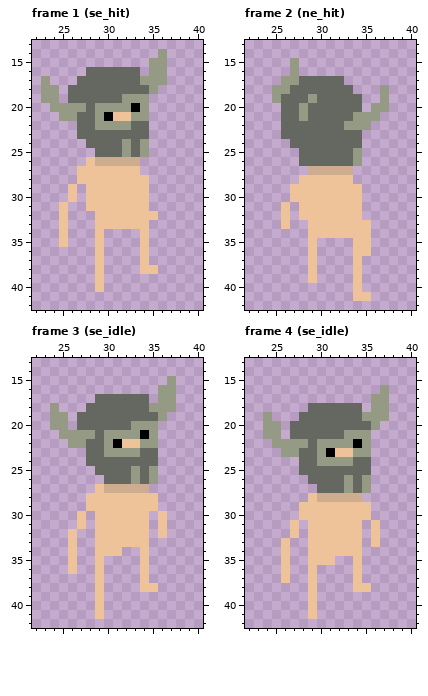
Two states of a pixel-art file, Assets/Sprites/Player/Simple Pete.aseprite. That is the earlier state.
64x64 pixels, 85 frames. Colours within 5 levels of each other are drawn and written as one. Shown: frame 1 (se_hit): x 22..40, y 13..42; frame 2 (ne_hit): x 22..40, y 13..42; frame 3 (se_idle): x 22..40, y 13..42; frame 4 (se_idle): x 22..40, y 13..42. The commit also changed other frames, which this record leaves out.
After:
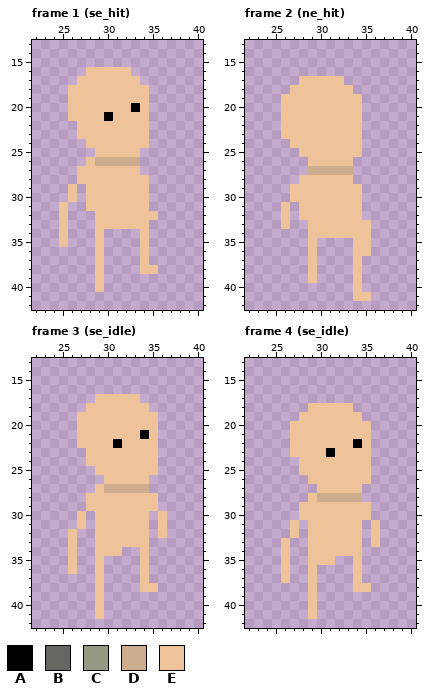
Palette (. is transparent): A #000000  B #656861  C #949a84  D #cead8f  E #eec39a
From old to new:
layer "Gear/Head/Iron_Helmet" now hidden
Changed rows in their new state; - is an unchanged pixel.
Frame 1 (se_hit):
first column x 23:
14 -------------.
15 ------------..
16 -----EEEEE.-..
17 .---EEEEEEE...
18 ..-EEEEEEEEE.-
19 ..-EEEEEEEEE--
20 -..EEEEEEE-E--
21 --.EEEE---EE--
22 ----EEEEEEEE--
23 ----EEEEEEEE--
24 -----EEEEEEE--
25 ------EEEEE.--
Frame 2 (ne_hit):
first column x 25:
15 --.----------
16 --.----------
17 -..EEEEE-----
18 ..EEEEEEE---.
19 .EEEEEEEEE--.
20 -EEEEEEEEE-..
21 -EEEEEEEEE..-
22 -EEEEEEEEE.--
23 -EEEEEEEEE---
24 --EEEEEEEE---
25 ---EEEEEEE---
26 ---.EEEEE.---
Frame 3 (se_idle):
first column x 24:
15 -------------.
16 ------------..
17 -----EEEEE.-..
18 .---EEEEEEE...
19 ..-EEEEEEEEE.-
20 ..-EEEEEEEEE--
21 -..EEEEEEE-E--
22 --.EEEE---EE--
23 ----EEEEEEEE--
24 ----EEEEEEEE--
25 -----EEEEEEE--
26 ------EEEEE.--
Frame 4 (se_idle):
first column x 24:
16 -------------.
17 ------------..
18 -----EEEEE.-..
19 .---EEEEEEE...
20 ..-EEEEEEEEE.-
21 ..-EEEEEEEEE--
22 -..EEEEEEE-E--
23 --.EEEE---EE--
24 ----EEEEEEEE--
25 ----EEEEEEEE--
26 -----EEEEEEE--
27 ------EEEEE.--
Changed places in both pictures, as pixel boxes (x1, y1, x2, y2):
changed: (41, 49, 167, 157)
changed: (272, 58, 389, 166)
changed: (50, 376, 176, 484)
changed: (263, 385, 389, 493)
